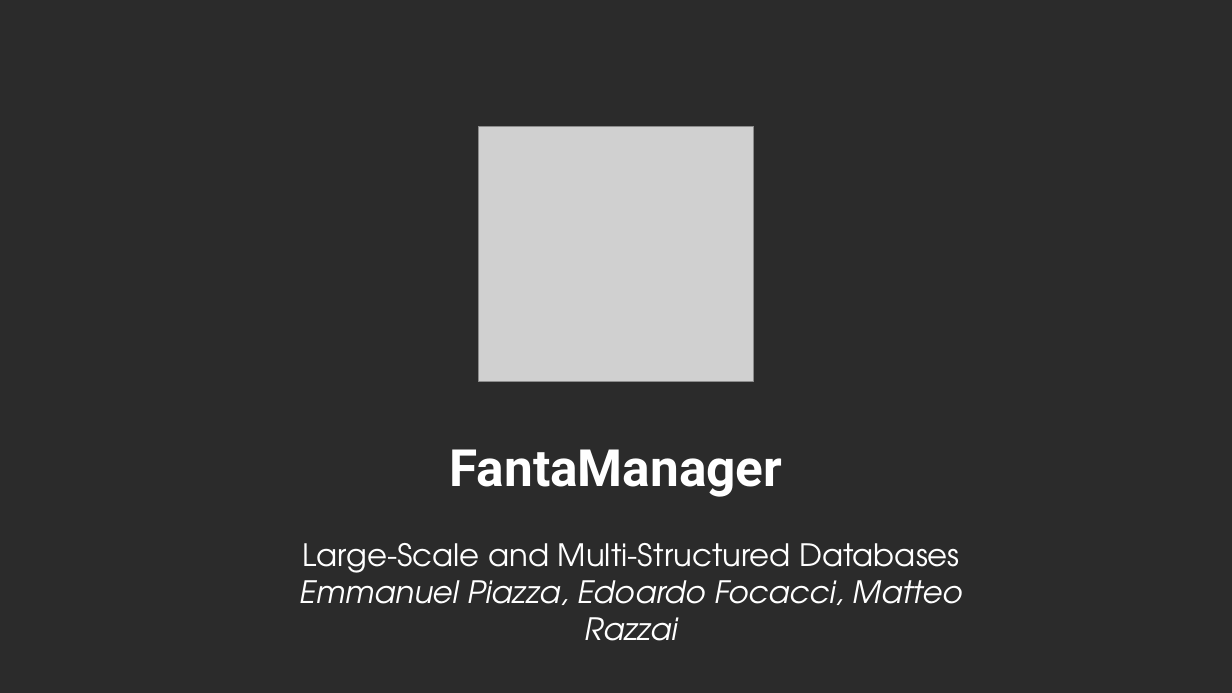
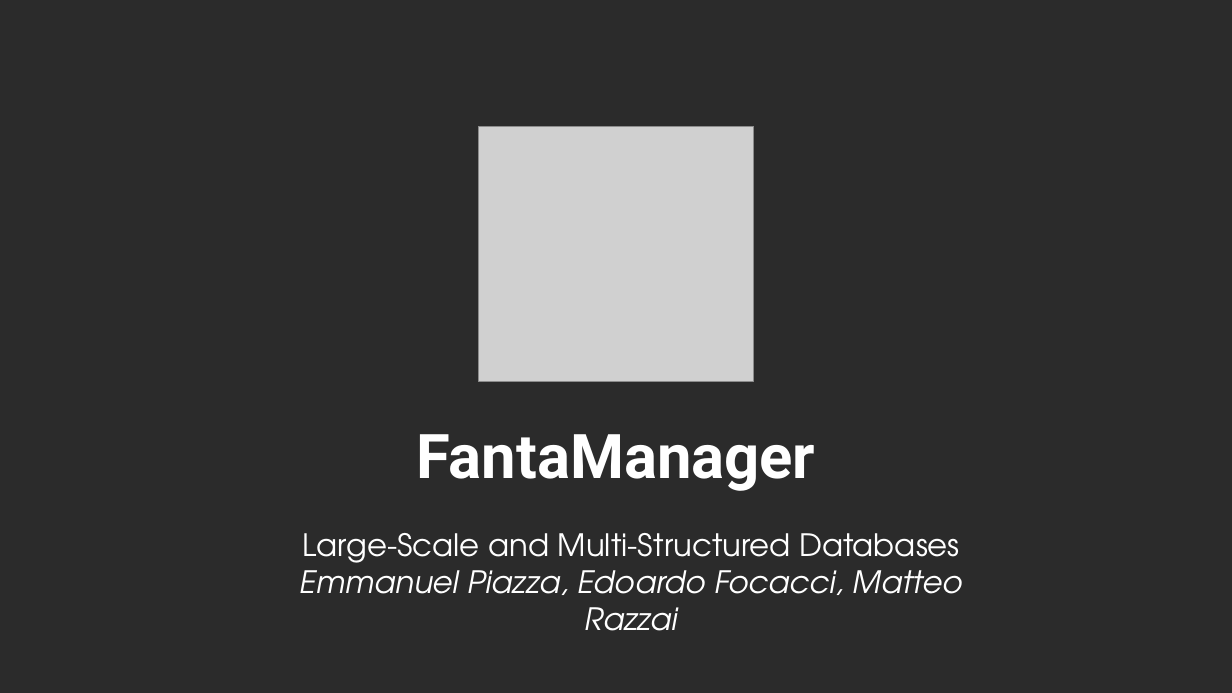
Before and after one commit to Plaza99/FantaManager, a slide deck: slide 1 of FantaManager-Presentation.pptx. Drawn at 1232x693 pixels with LibreOffice and Linux fonts; fonts in the diff are those of the drawing; grey boxes stand for pictures; background and template pictures are left out; a plain dark background stands for a picture behind light text. Boxes give left, top, right and bottom in pixels: in the first picture for what was removed or moved away, otherwise in the second. Text is boxed around its words. In the diff, an @@ line names an element or a change of style, - is before the commit and + after.

```diff
--- a/FantaManager-Presentation.pptx
+++ b/FantaManager-Presentation.pptx
@@ title "FantaManager": place and size @@
-title "FantaManager" at bbox=[450, 449, 783, 497]
+title "FantaManager" at bbox=[416, 434, 815, 491]
@@ title "FantaManager" at bbox=[416, 434, 815, 491]: size 40 to 48 pt @@
@@ subtitle "Large-Scale and Multi-Structured Databases": place and size @@
-subtitle "Large-Scale and Multi-Structured Databases" at bbox=[300, 543, 963, 641]
+subtitle "Large-Scale and Multi-Structured Databases" at bbox=[300, 533, 963, 631]
```
Also in this commit, not shown: 4 other slides changed, 7 slides added, 2 slides removed.
